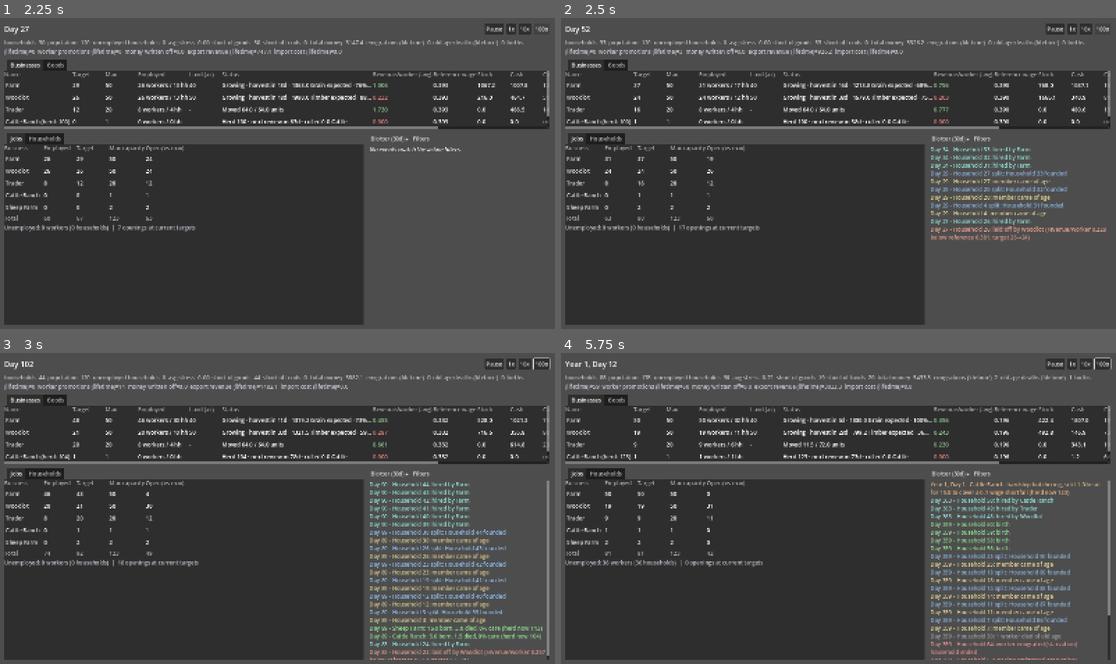
Above: before the commit, frames 1-4 (two rows, left to right).
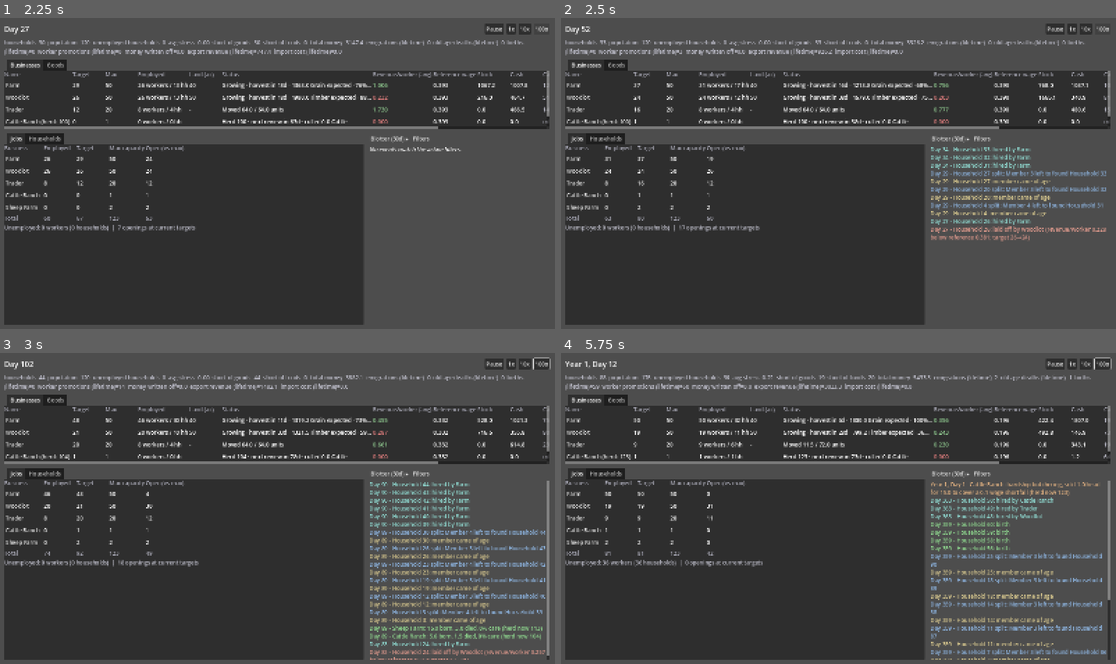
Above: after the commit, the same moments.

Repository: forsman5/sitka
Game: Godot game, scene res://scenes/sim/he_dashboard.tscn
Two runs of this game, one before a commit and one after it. Both use one fixed random seed, a clock stepped at 60 frames per second and the inputs below. This scene is started directly instead of the project's main scene.
Inputs (mouse positions are in pixels of both pictures, inside the frame that each line leads up to):
- Up to frame 1 (2.25 s): click "1x" at 0.5 s; click "10x" at 1.25 s; click "100x" at 2 s
- Up to frame 2 (2.5 s): no input
- Up to frame 3 (3 s): tap Enter at 2.75 s; move the mouse to (399, 492) at 2.77 s; hold Right (ui_right) from 2.78 s (still down); hold Q from 2.78 s (still down); click (399, 492) at 2.92 s
- Up to frame 4 (5.75 s): release Right (ui_right) at 3.5 s; release Q at 3.5 s; drag from (727, 524) to (810, 570) at 3.52 s; move the mouse to (894, 440) at 4.27 s; hold Right (ui_right) 4.28-5 s; hold Alt 4.28-5 s; drag from (810, 570) to (672, 461) at 5.02 s

Frame 1 is identical in both runs. In frame 2, 0.5% of the frame differs, in the area x 79-99%, y 49-62%; in frame 3, 1.0%; in frame 4, 2.8%, in the area x 66-99%, y 64-99%.

Commit message:
Blotter: name the member who left in a household split
Member number is their position in the parent's member list just before
promotion (placeholder until members have persistent IDs).

Co-Authored-By: Claude Sonnet 5.5 <noreply@anthropic.com>

Diff:
--- a/scripts/sim/household_economy/he_dashboard.gd
+++ b/scripts/sim/household_economy/he_dashboard.gd
@@ -1745,7 +1745,7 @@
 			var dep_plural := "s" if dep_count != 1 else ""
 			return "[color=#a0a0a0]%s - Household %d dissolved: %d dependent%s adopted by Household %d[/color]" % [day, event["household_id"], dep_count, dep_plural, event["adopting_household_id"]]
 		"split":
-			return "[color=#8db4e0]%s - Household %d split: Household %d founded[/color]" % [day, event["parent_household_id"], event["new_household_id"]]
+			return "[color=#8db4e0]%s - Household %d split: Member %d left to found Household %d[/color]" % [day, event["parent_household_id"], event["member_number"], event["new_household_id"]]
 		"coming_of_age":
 			return "[color=#d9c98f]%s - Household %d: member came of age[/color]" % [day, event["household_id"]]
 		"job":
--- a/scripts/sim/household_economy/he_simulation.gd
+++ b/scripts/sim/household_economy/he_simulation.gd
@@ -1591,7 +1591,7 @@
 		var promoted := h.evaluate_aging()
 		for i in promoted:
 			_log_event("coming_of_age", {"household_id": household_id})
-			new_households.append(_split_off_new_household(h, pre_split_headcount - i))
+			new_households.append(_split_off_new_household(h, pre_split_headcount - i, h.last_promoted_member_numbers[i]))
 		promotions += promoted
 		if h.evaluate_birth():
 			births += 1
@@ -1615,7 +1615,7 @@
 ## left, since evaluate_aging() may have promoted several at once this same
 ## period) -- a plain transfer, not a gift from nowhere, so total city
 ## money/goods are unaffected by a household splitting.
-func _split_off_new_household(parent: HEHousehold, headcount_before_leaving: int) -> HEHousehold:
+func _split_off_new_household(parent: HEHousehold, headcount_before_leaving: int, member_number: int) -> HEHousehold:
 	var new_id := _next_household_id
 	_next_household_id += 1
 	var share: float = 1.0 / float(max(headcount_before_leaving, 1))
@@ -1631,7 +1631,7 @@
 
 	_log_event("split", {
 		"parent_household_id": parent.id, "new_household_id": new_id,
-		"starting_balance": starting_balance,
+		"starting_balance": starting_balance, "member_number": member_number,
 	})
 	return new_household
 
--- a/scripts/sim/household_economy/records/he_household.gd
+++ b/scripts/sim/household_economy/records/he_household.gd
@@ -113,6 +113,11 @@
 ## of their working life, not all freshly of age) override this via
 ## seed_worker_ages() instead, mirroring seed_dependent_ages().
 var _worker_ages: Array[int] = []
+
+## Member numbers (see the household detail's "Member N" list) of whoever the
+## last evaluate_aging() promoted, in the order they left. Placeholder until
+## members have persistent IDs.
+var last_promoted_member_numbers: Array[int] = []
 var _consecutive_prosperous_days: int = 0
 ## Starts already at the cooldown ceiling so a household prosperous from
 ## day one isn't artificially blocked from its FIRST birth.
@@ -260,9 +265,14 @@
 func evaluate_aging() -> int:
 	var promoted := 0
 	var remaining: Array[int] = []
-	for age in _dependent_ages:
+	last_promoted_member_numbers.clear()
+	for i in _dependent_ages.size():
+		var age: int = _dependent_ages[i]
 		if age >= AGING_THRESHOLD_DAYS:
 			promoted += 1
+			# 1-based position in the member list (workers first, then
+			# dependents) as of just before promotion.
+			last_promoted_member_numbers.append(_worker_ages.size() + i + 1)
 		else:
 			remaining.append(age)
 	if promoted == 0:
